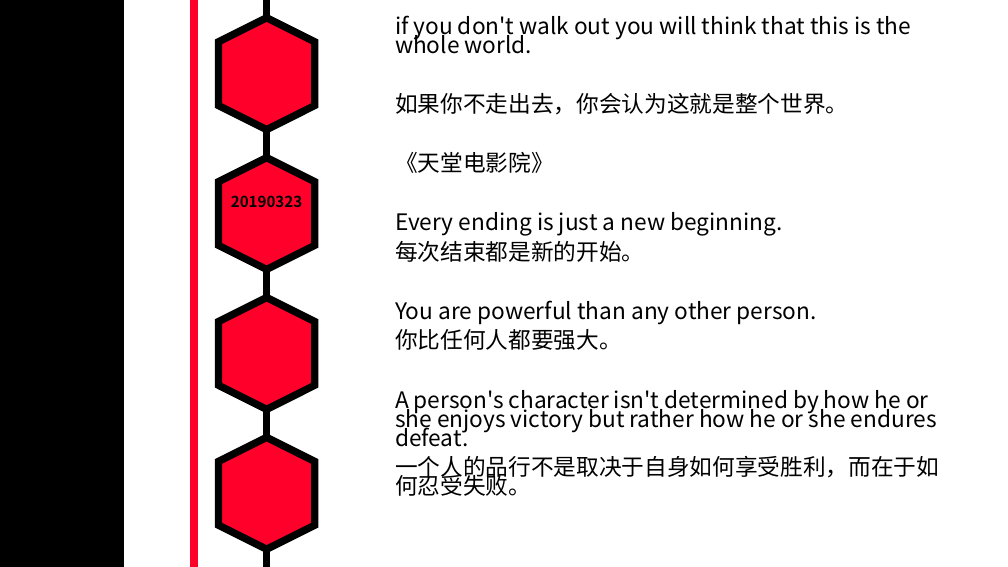
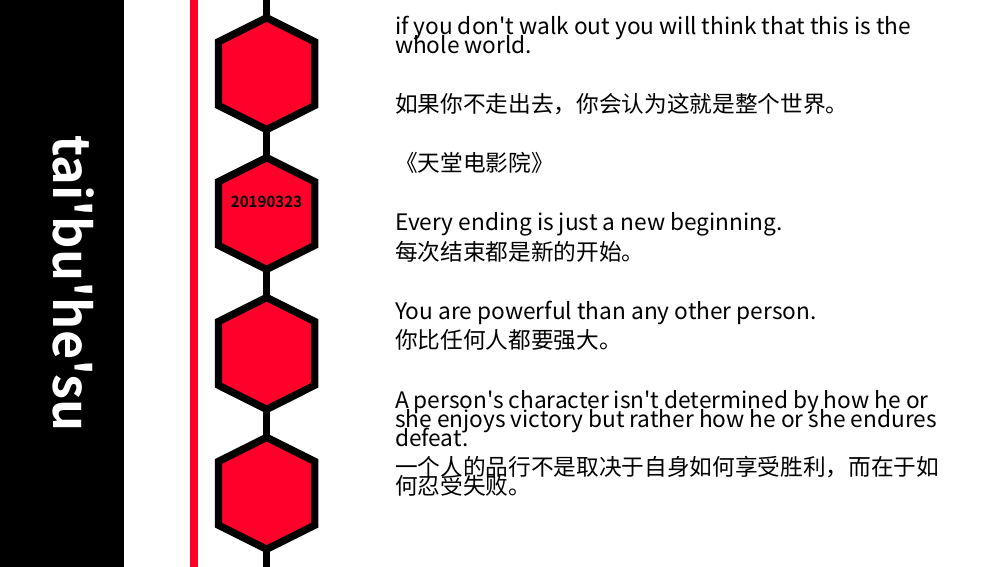
Before and after one commit to MarkShen1992/PPT-template, a slide deck: slide 17 of morning reading/iridescent english sentenses.pptx. Drawn at 1008x567 pixels with LibreOffice and Linux fonts; fonts in the diff are those of the drawing. Boxes give left, top, right and bottom in pixels: in the first picture for what was removed or moved away, otherwise in the second. Text is boxed around its words. In the diff, an @@ line names an element or a change of style, - is before the commit and + after.

```diff
--- a/morning reading/iridescent english sentenses.pptx
+++ b/morning reading/iridescent english sentenses.pptx
@@ title added at bbox=[39, 164, 112, 422], 48 pt, text #FFFFFF, bold @@
+tai'bu'he'su
```
Also in this commit, not shown: 2 other slides changed, 1 slide added.
